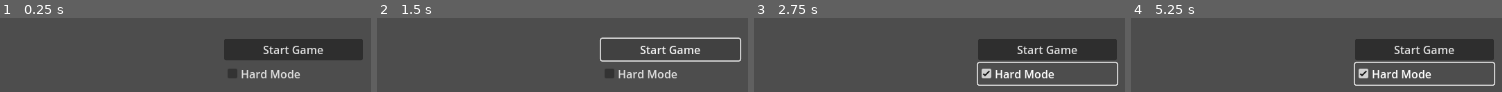
Above: before the commit, frames 1-4 (left to right).
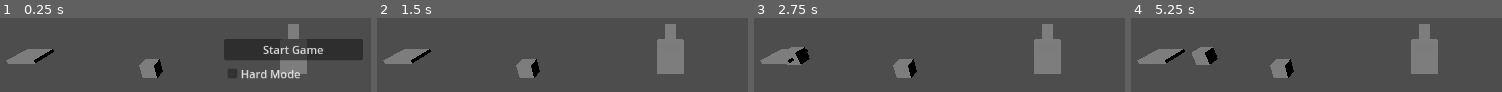
Above: after the commit, the same moments.

Repository: potatozepp/GPT-Test
Game: Godot game, scene res://main.tscn
Same seed, same stepped clock (60 frames per second), same inputs: the game is played once before the commit and once after it.
Inputs (mouse positions are in pixels of both pictures, inside the frame that each line leads up to):
- Up to frame 1 (0.25 s): no input
- Up to frame 2 (1.5 s): click "Start Game" at 0.5 s; click (670, 49) at 1.25 s, where only the run before the commit has a clickable "Start Game"
- Up to frame 3 (2.75 s): click (1047, 73) at 2 s, where only the run before the commit has a clickable "Hard Mode"
- Up to frame 4 (5.25 s): click (1424, 73) at 2.75 s, where only the run before the commit has a clickable "Hard Mode"; click (1424, 49) at 3.5 s, where only the run before the commit has a clickable "Start Game"; click (1424, 73) at 4.25 s, where only the run before the commit has a clickable "Hard Mode"

The runs differ from the first frame. In frame 1, 5.0% of the frame differs, in the area x 1-83%, y 8-82%; in frame 2, 11%; in frame 3, 19%; in frame 4, 20%, in the area x 1-99%, y 8-92%.
Error before the commit: Parse Error: Expected indented block after function declaration. (res://main.gd:25)

Commit message:
fix the spacing in the main gd

Diff:
--- a/main.gd
+++ b/main.gd
@@ -10,11 +10,12 @@
 var spawn_time := 0.0
 var spawn_interval := 2.0
 var game_started := false
+
 var available_slots := [
-Vector3(-15, 0, 0),
-Vector3(-10, 0, 5),
-Vector3(-5, 0, 5),
-Vector3(-5, 0, 0)
+	Vector3(-15, 0, 0),
+	Vector3(-10, 0, 5),
+	Vector3(-5, 0, 5),
+	Vector3(-5, 0, 0)
 ]
 var next_slot := 0
 var player
@@ -23,60 +24,69 @@
 @onready var hard_mode = $CanvasLayer/Control/VBoxContainer/HardMode
 
 func _ready() -> void:
-var core = CoreScene.instantiate()
-core.position = Vector3(0, 0, 0)
-add_child(core)
-path_positions = [Vector3(-20, 0, 0), core.position]
-var start_path = PathScene.instantiate()
-start_path.position = path_positions[0]
-start_path.add_to_group("paths")
-add_child(start_path)
-var tower = TowerScene.instantiate()
-tower.position = Vector3(-10, 0, 2)
-add_child(tower)
-player = PlayerScene.instantiate()
-player.position = Vector3(0, 0, -5)
-add_child(player)
-player.set_physics_process(false)
-start_button.pressed.connect(start_game)
-set_process(true)
-set_process_input(true)
+	var core = CoreScene.instantiate()
+	core.position = Vector3(0, 0, 0)
+	add_child(core)
+
+	path_positions = [Vector3(-20, 0, 0), core.position]
+
+	var start_path = PathScene.instantiate()
+	start_path.position = path_positions[0]
+	start_path.add_to_group("paths")
+	add_child(start_path)
+
+	var tower = TowerScene.instantiate()
+	tower.position = Vector3(-10, 0, 2)
+	add_child(tower)
+
+	player = PlayerScene.instantiate()
+	player.position = Vector3(0, 0, -5)
+	add_child(player)
+	player.set_physics_process(false)
+
+	start_button.pressed.connect(start_game)
+	set_process(true)
+	set_process_input(true)
 
 func start_game() -> void:
-game_started = true
-$CanvasLayer.hide()
-if hard_mode.button_pressed:
-spawn_interval = 1.0
-else:
-spawn_interval = 2.0
-spawn_time = spawn_interval
-player.set_physics_process(true)
+	game_started = true
+	$CanvasLayer.hide()
+
+	if hard_mode.button_pressed:
+		spawn_interval = 1.0
+	else:
+		spawn_interval = 2.0
+
+	spawn_time = spawn_interval
+	player.set_physics_process(true)
 
 func _input(event: InputEvent) -> void:
-if not game_started:
-return
-if event.is_action_pressed("place_path"):
-if next_slot < available_slots.size():
-add_path_segment(available_slots[next_slot])
-next_slot += 1
+	if not game_started:
+		return
+
+	if event.is_action_pressed("place_path"):
+		if next_slot < available_slots.size():
+			add_path_segment(available_slots[next_slot])
+			next_slot += 1
 
 func add_path_segment(pos: Vector3) -> void:
-path_positions.insert(path_positions.size() - 1, pos)
-var p = PathScene.instantiate()
-p.position = pos
-p.add_to_group("paths")
-add_child(p)
+	path_positions.insert(path_positions.size() - 1, pos)
+	var p = PathScene.instantiate()
+	p.position = pos
+	p.add_to_group("paths")
+	add_child(p)
 
 func _process(delta: float) -> void:
-if not game_started:
-return
-spawn_time -= delta
-if spawn_time <= 0:
-spawn_enemy()
-spawn_time = spawn_interval
+	if not game_started:
+		return
+
+	spawn_time -= delta
+	if spawn_time <= 0:
+		spawn_enemy()
+		spawn_time = spawn_interval
 
 func spawn_enemy() -> void:
-var enemy = EnemyScene.instantiate()
-enemy.position = path_positions[0]
-add_child(enemy)
-enemy.add_to_group("enemies")
+	var enemy = EnemyScene.instantiate()
+	enemy.position = path_positions[0]
+	add_child(enemy)
+	enemy.add_to_group("enemies")
--- a/main.tscn
+++ b/main.tscn
@@ -6,20 +6,22 @@
 script = ExtResource("1")
 
 [node name="Camera3D" type="Camera3D" parent="."]
-position = Vector3(0, 10, 20)
-rotation_degrees = Vector3(-30, 0, 0)
+transform = Transform3D(1, 0, 0, 0, 0.866025, 0.5, 0, -0.5, 0.866025, 0, 10, 20)
 current = true
 
 [node name="DirectionalLight3D" type="DirectionalLight3D" parent="."]
-rotation_degrees = Vector3(-45, 0, 0)
+transform = Transform3D(1, 0, 0, 0, 0.707107, 0.707107, 0, -0.707107, 0.707107, 0, 0, 0)
 
 [node name="CanvasLayer" type="CanvasLayer" parent="."]
 
 [node name="Control" type="Control" parent="CanvasLayer"]
+layout_mode = 3
+anchors_preset = 15
 anchor_right = 1.0
 anchor_bottom = 1.0
 
 [node name="VBoxContainer" type="VBoxContainer" parent="CanvasLayer/Control"]
+layout_mode = 0
 anchor_left = 0.5
 anchor_top = 0.5
 anchor_right = 0.5
@@ -30,7 +32,9 @@
 offset_bottom = 50.0
 
 [node name="StartButton" type="Button" parent="CanvasLayer/Control/VBoxContainer"]
+layout_mode = 2
 text = "Start Game"
 
 [node name="HardMode" type="CheckBox" parent="CanvasLayer/Control/VBoxContainer"]
+layout_mode = 2
 text = "Hard Mode"
